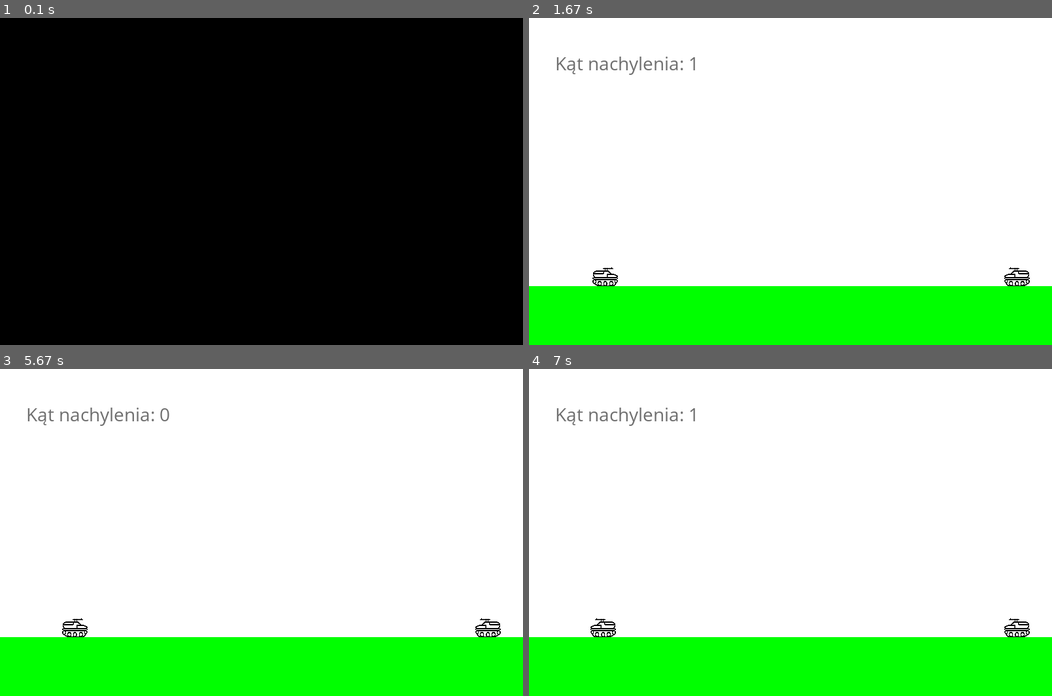
Above: before the commit, frames 1-4 (two rows, left to right).
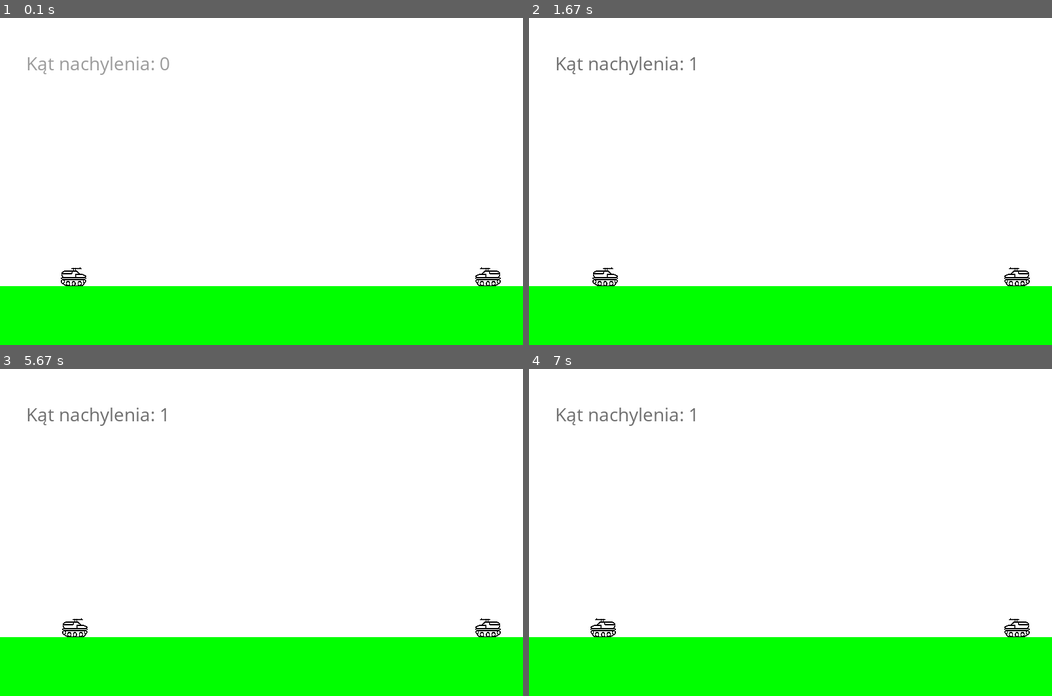
Above: after the commit, the same moments.

Repository: pkiczko/pythoon_sroda
Game: pygame game, started from tanks/image_pygame.py
Two runs of this game, one before a commit and one after it. Both use one fixed random seed, a clock stepped at 60 frames per second and the inputs below.
Inputs:
- Up to frame 1 (0.1 s): no input
- Up to frame 2 (1.67 s): hold Right 0.33-0.8 s; hold Up 0.83-1.13 s; hold Right 1.17-1.63 s
- Up to frame 3 (5.67 s): hold Left 1.67-2.2 s; hold Down 2.23-2.53 s; hold Left 2.57-2.97 s; hold Up 3-3.37 s; hold Right 3.4-4.03 s; hold Down 4.07-4.43 s; hold Left 4.47-4.93 s; hold Right 4.97-5.43 s; hold Up from 5.47 s (still down)
- Up to frame 4 (7 s): release Up at 5.77 s; hold Right 5.8-6.27 s; hold Left 6.3-6.83 s; hold Down from 6.87 s (still down)

The runs differ from the first frame. In frame 1, 100% of the frame differs, in the area x 0-100%, y 0-100%; in frame 2, nothing differs; in frame 3, less than 0.1%; in frame 4, nothing differs.

Commit message:
pocisk, logika

Diff:
--- a/tanks/image_pygame.py
+++ b/tanks/image_pygame.py
@@ -1,6 +1,7 @@
 import sys, pygame, pygame.mixer
 from pygame.locals import *
 from random import random
+import math
 
 # uruchomienie biblioteki pygame
 pygame.init()
@@ -29,7 +30,9 @@
 # stworzenie obiektu na płaszczyźnie okna
 tank = pygame.image.load(r'tank.png').convert_alpha()   #przypisanie zmiennej tank zdjecia
 tank = pygame.transform.scale(tank, (40, 30))  #zmiana rozmiaru zdjecia do 40 na 30 pikseli
-pocisk = pygame.draw.circle(display_surface, rosso, (100,100), 20)
+pocisk = pygame.Surface((60, 60), pygame.SRCALPHA)
+pygame.draw.circle(pocisk, [255,0,0], [30, 30], 30)
+#pocisk = pygame.draw.circle(display_surface, rosso, (100,100), 20).convert_alpha()
 strzal = pygame.mixer.Sound("sf_cannon_01.mp3")
 #czołg przeciwnika
 enemy_tank = pygame.image.load(r'tank.png').convert_alpha()   #przypisanie zmiennej tank zdjecia
@@ -58,20 +61,33 @@
 myfont = pygame.font.SysFont('Comic Sans MS', 30)
 textsurface = myfont.render('Kąt nachylenia: {}'.format(nachylenie), True, (155,155,155))
 
+#definicja funkcji
+def narysujOknoGry():
+    display_surface.fill(white)
+    pygame.draw.rect(display_surface,green,[00,410,800,100]) #rysowanie tła
+    display_surface.blit(tank, (tank_pos_x, tank_pos_y))
+    display_surface.blit(textsurface, (40, 50))
+    display_surface.blit(enemy_tank, (etank_pos_x, etank_pos_y))
+
+    clock.tick(60)
+    pygame.display.update()
+
+#stałe dt. pocisku
+ball={'m': 1, 'v':[0,0], 'pos':{'x': losowa, 'y':390}}
+g=-9.8
+v0=8
+theta=nachylenie*3.14158/180        #masa kuli
+ball['v']=[v0*math.cos(theta),v0*math.sin(theta)]    #wektor prędkości kuli
+t=0
+dt=0.01
+
 # niekończąca się pętla
 
 while True :
-
-    # wypełnienie okna kolorem białym
-    display_surface.fill(white)
-    pygame.draw.rect(display_surface,green,[00,410,800,100])
+    narysujOknoGry()
     # kopiowanie obiektu do płaszczyzny na pozycję
     #(tank_pos_x, tank_pos_y)
-    display_surface.blit(tank, (tank_pos_x, tank_pos_y))
-    display_surface.blit(textsurface, (40, 50))
-    display_surface.blit(enemy_tank, (etank_pos_x, etank_pos_y))
-    mx, my = pygame.mouse.get_pos()
-
+    #mx, my = pygame.mouse.get_pos()
     #move_ticker = 0
     predkosc = 1
     pressed = False
@@ -81,7 +97,17 @@
             if event.key == pygame.K_SPACE: #jeśli spacja naciśnięta to:
                 print("BOOM!")
                 strzal.play()
-                pociski.append([event.pos[0]-32, 500])
+                while ball['pos']['y']>=380:
+                    F=ball['m']*g
+                    ball['v'][1]=ball['v'][1]-(F/ball['m'])*dt
+                    ball['pos']['x']=ball['pos']['x']+ball['v'][0]*dt/ball['m']
+                    ball['pos']['y']=ball['pos']['y']-ball['v'][1]*dt/ball['m']
+                    t=t+dt
+                    print(ball)
+                    display_surface.blit(pocisk, (ball['pos']['x'], ball['pos']['y']))
+                #pociski.append([losowa+10, 390])
+                print("Pociski =",pociski[0][0], pociski[0][1])
+                display_surface.blit(pocisk, (pociski[0][0], pociski[0][1]))
                 pygame.draw.rect(display_surface,rosso,[100,100,100,100])
 
             if event.key == pygame.K_UP:
@@ -127,16 +153,27 @@
                 # odłączenie biblioteki pygame
                 pygame.quit()
 
+
+
             # wyjście z programu
                 quit()
 
         #ustawienie zegara
     clock.tick(10)
+
         # rysowanie obiektów na ekranie
     pygame.display.update()
-
+'''
     for b in range(len(pociski)):
         pociski[b][0] -= 10
     for p in pociski[:]:
         if p[0] < 0:
             pociski.remove(p)
+'''
+#Plan:
+#dodac akcję strzelania
+#dodać ruch paraboliczny pocisku
+#dodac wykrycie kolizji z ziemia (wysokosc y =~ 360)
+#dodac wykrycie kolizji z czołgiami (kwadrat kolizji wokół czołgów)
+#dodać podział na tury
+#wynik/zdecydowac kiedy gra sie skonczy/odswiezanie mapy etc
